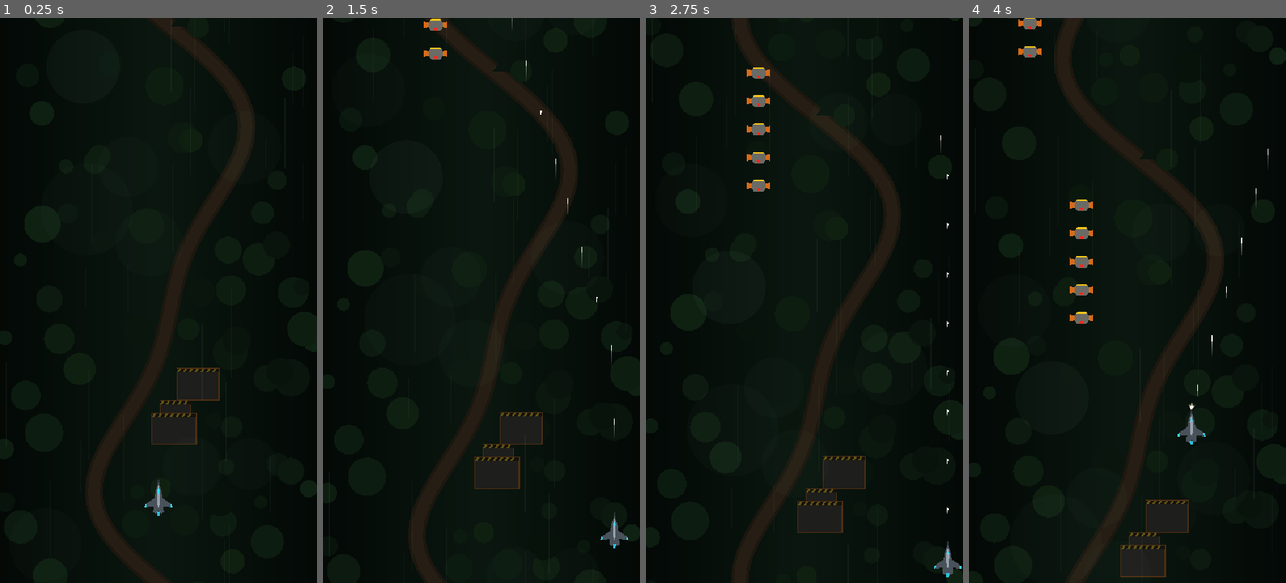
Above: before the commit, frames 1-4 (left to right).
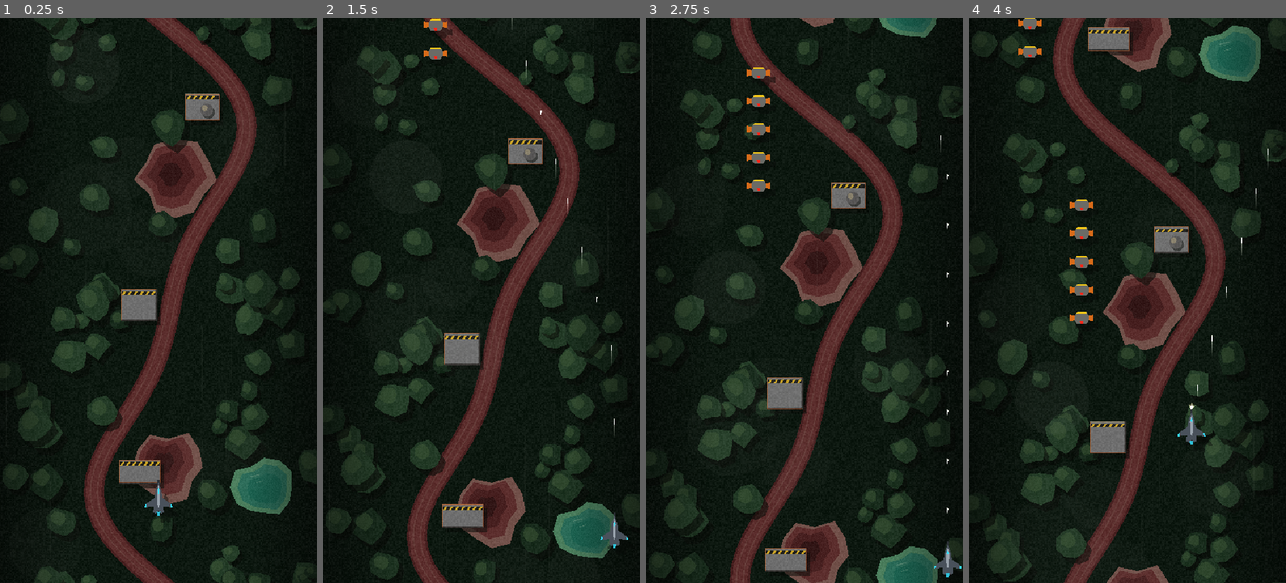
Above: after the commit, the same moments.

Repository: scenebiscuit-cell/asset-zero
Game: Godot game, scene res://scenes/main/main.tscn
Two runs of this game, one before a commit and one after it. Both use one fixed random seed, a clock stepped at 60 frames per second and the inputs below.
Inputs (mouse positions are in pixels of both pictures, inside the frame that each line leads up to):
- Up to frame 1 (0.25 s): no input
- Up to frame 2 (1.5 s): move the mouse to (551, 272) at 0.52 s; hold D (move_right) 0.53-1.28 s; hold Space (fire) 0.53-1.28 s; move the mouse to (418, 328) at 1.27 s; hold S (move_down) from 1.28 s (still down); tap Space (fire) at 1.35 s
- Up to frame 3 (2.75 s): move the mouse to (836, 176) at 2.02 s; release S (move_down) at 2.03 s; hold D (move_right) from 2.03 s (still down); hold Space (fire) from 2.03 s (still down)
- Up to frame 4 (4 s): move the mouse to (1111, 413) at 2.77 s; release D (move_right) at 2.78 s; release Space (fire) at 2.78 s; hold W (move_up) 2.78-3.53 s; tap Space (fire) at 2.85 s; move the mouse to (1222, 385) at 3.52 s; hold A (move_left) from 3.53 s (still down); hold Space (fire) from 3.53 s (still down)

The runs differ from the first frame. In frame 1, 26% of the frame differs, in the area x 0-100%, y 0-100%; in frame 2, 26%; in frame 3, 26%; in frame 4, 26%.

Commit message:
Step 3 art update: Verdance terrain, grain, top-left lighting, drop shadows
Terrain uses the Verdance palette (jungle canopy, oxblood pits and haul road,
teal tailings pond, concrete pads with hazard trim), lit from the top-left.
A light grain shader scrolls with the ground. Air units get a DropShadow
offset down-right. DESIGN.md section 11.

Co-Authored-By: Claude Opus 5.5 <noreply@anthropic.com>

Diff:
--- a/scenes/enemies/recon_drone/recon_drone.tscn
+++ b/scenes/enemies/recon_drone/recon_drone.tscn
@@ -1,7 +1,8 @@
-[gd_scene load_steps=4 format=3]
+[gd_scene load_steps=5 format=3]
 
 [ext_resource type="Script" path="res://scenes/enemies/recon_drone/recon_drone.gd" id="1_drone"]
 [ext_resource type="Resource" path="res://data/enemies/rd2_recon_drone.tres" id="2_data"]
+[ext_resource type="Script" path="res://scenes/fx/drop_shadow.gd" id="3_shadow"]
 
 [sub_resource type="CircleShape2D" id="CircleShape2D_drone"]
 radius = 12.0
@@ -15,6 +16,12 @@
 
 [node name="Hitbox" type="CollisionShape2D" parent="."]
 shape = SubResource("CircleShape2D_drone")
+
+[node name="Shadow" type="Node2D" parent="."]
+z_index = -8
+script = ExtResource("3_shadow")
+shadow_offset = Vector2(9, 12)
+shape_names = PackedStringArray("Body", "PodL", "PodR")
 
 [node name="Visual" type="Node2D" parent="."]
 
--- /dev/null
+++ b/scenes/fx/drop_shadow.gd
@@ -0,0 +1,38 @@
+class_name DropShadow
+extends Node2D
+## Dark copy of an air unit's shape, cast down-right onto the ground (light comes from the top-left).
+## Give this node a z_index between the terrain and the air units (terrain -10, shadows -8, haze -5).
+## Ground units don't get one: the shadow is what tells the player something is airborne.
+
+@export var shadow_offset: Vector2 = Vector2(10.0, 14.0)
+@export var shadow_color: Color = Color(0.02, 0.03, 0.02, 0.45)
+@export var source_path: NodePath = ^"../Visual"
+## Which Polygon2D children of the source cast a shadow. Empty = all of them.
+## Pick shapes that don't overlap, or the overlaps show up as darker patches.
+@export var shape_names: PackedStringArray = PackedStringArray()
+
+var _polygons: Array[PackedVector2Array] = []
+
+
+func _ready() -> void:
+	position = shadow_offset
+	refresh()
+
+
+## Re-reads the outline. Call after the shape changes (e.g. from the morph system).
+func refresh() -> void:
+	_polygons.clear()
+	var source: Node2D = get_node(source_path) as Node2D
+	for child: Node in source.get_children():
+		var shape: Polygon2D = child as Polygon2D
+		if shape == null or not shape.visible:
+			continue
+		if not shape_names.is_empty() and not shape_names.has(shape.name):
+			continue
+		_polygons.append((source.transform * shape.transform) * shape.polygon)
+	queue_redraw()
+
+
+func _draw() -> void:
+	for outline: PackedVector2Array in _polygons:
+		draw_colored_polygon(outline, shadow_color)
--- a/scenes/levels/background_layer.gd
+++ b/scenes/levels/background_layer.gd
@@ -1,15 +1,38 @@
 class_name BackgroundLayer
 extends Node2D
-## Placeholder scrolling terrain. The pattern repeats every screen height, is drawn
-## once as two stacked copies, and the node just slides down and wraps.
+## Placeholder scrolling terrain in the Verdance palette (DESIGN.md §11.8). The pattern repeats
+## every screen height, is drawn once as two stacked copies, and the node just slides down and wraps.
+## Light comes from the top-left: raised things get a highlight up-left and a shadow down-right.
 
 enum Style { GROUND, HAZE }
 
 const SIZE: Vector2 = Vector2(540.0, 960.0)
+
+# Verdance: dark jungle over oxblood mining earth, toxic-teal water, concrete HEG structures.
+const JUNGLE_FLOOR: Color = Color("0d1810")
+const CANOPY_DARK: Color = Color("16281a")
+const CANOPY_LIGHT: Color = Color("27402a")
+const CANOPY_HIGHLIGHT: Color = Color("3d5636")
+const DEEP_SHADOW: Color = Color("090c08")
+const EARTH: Color = Color("5b2d2c")
+const EARTH_SHADOW: Color = Color("461f1f")
+const EARTH_LIGHT: Color = Color("715049")
+const WATER_SHALLOW: Color = Color("4a7d5c")
+const WATER_MID: Color = Color("2a6b58")
+const WATER_DEEP: Color = Color("1c6250")
+const CONCRETE: Color = Color("6e6e6e")
+const CONCRETE_LIGHT: Color = Color("89816c")
+const CONCRETE_SHADOW: Color = Color("363331")
+const HAZARD_YELLOW: Color = Color("c9a227")
+const HAZARD_DARK: Color = Color("1e1e1b")
+const HAZARD_ORANGE: Color = Color("b45424")
 
 @export var style: Style = Style.GROUND
 @export var scroll_speed: float = 60.0
 @export var pattern_seed: int = 471
+@export var pit_count: int = 2
+@export var canopy_count: int = 90
+@export var structure_count: int = 3
 
 
 func _process(delta: float) -> void:
@@ -22,53 +45,135 @@
 			_draw_ground(copy_top)
 		else:
 			_draw_haze(copy_top)
+	draw_set_transform(Vector2.ZERO)
 
 
 func _draw_ground(top: float) -> void:
+	var rng: RandomNumberGenerator = RandomNumberGenerator.new()
+	rng.seed = pattern_seed
+	# Areas the jungle must leave open: x, y, radius.
+	var cleared: Array[Vector3] = []
+
+	draw_rect(Rect2(0.0, top, SIZE.x, SIZE.y), JUNGLE_FLOOR)
+
+	for i: int in pit_count:
+		var y: float = (i + 0.5) * SIZE.y / pit_count + rng.randf_range(-80.0, 80.0)
+		var side: float = -1.0 if i % 2 == 0 else 1.0
+		var x: float = clampf(_road_x(y) + side * rng.randf_range(90.0, 130.0), 70.0, SIZE.x - 70.0)
+		var radius: float = rng.randf_range(55.0, 80.0)
+		var outline: PackedVector2Array = _blob(rng, radius, 12, 0.22)
+		cleared.append(Vector3(x, y, radius))
+		for shift: float in _wrap_shifts(y, radius):
+			_draw_pit(Vector2(x, top + y + shift), outline)
+
+	var pond_y: float = rng.randf_range(100.0, SIZE.y - 100.0)
+	var pond_x: float = SIZE.x - 90.0 if _road_x(pond_y) < SIZE.x * 0.5 else 90.0
+	var pond_radius: float = rng.randf_range(45.0, 60.0)
+	var pond: PackedVector2Array = _blob(rng, pond_radius, 12, 0.25)
+	cleared.append(Vector3(pond_x, pond_y, pond_radius))
+	for shift: float in _wrap_shifts(pond_y, pond_radius):
+		_draw_pond(Vector2(pond_x, top + pond_y + shift), pond, pond_radius)
+
+	_draw_road(top)
+
+	for i: int in canopy_count:
+		var pos: Vector2 = Vector2(rng.randf_range(0.0, SIZE.x), rng.randf_range(0.0, SIZE.y))
+		var radius: float = rng.randf_range(12.0, 30.0)
+		var shade: float = rng.randf()
+		var outline: PackedVector2Array = _blob(rng, radius, 9, 0.2)
+		if absf(pos.x - _road_x(pos.y)) < radius + 18.0 or _is_cleared(pos, radius, cleared):
+			continue
+		for shift: float in _wrap_shifts(pos.y, radius * 1.5):
+			_draw_canopy(Vector2(pos.x, top + pos.y + shift), outline, radius, shade)
+
+	for i: int in structure_count:
+		var size: Vector2 = Vector2(rng.randf_range(54.0, 80.0), rng.randf_range(38.0, 56.0))
+		var pad_y: float = (i + 0.3) * SIZE.y / structure_count + rng.randf_range(-40.0, 40.0)
+		var road_x: float = _road_x(pad_y)
+		var pad_x: float = road_x + 30.0 if road_x < SIZE.x * 0.5 else road_x - 30.0 - size.x
+		var has_tank: bool = rng.randf() < 0.6
+		for shift: float in _wrap_shifts(pad_y + size.y * 0.5, size.y):
+			_draw_structure(Rect2(pad_x, top + pad_y + shift, size.x, size.y), has_tank)
+
+	draw_set_transform(Vector2.ZERO)
+	_draw_side_shade(top)
+
+
+func _draw_pit(center: Vector2, outline: PackedVector2Array) -> void:
+	# A hole lit from the top-left shows its lit wall on the bottom-right, so inner layers shift up-left.
+	_draw_shape(outline, center, 1.0, EARTH_LIGHT)
+	_draw_shape(outline, center + Vector2(-4.0, -4.0), 0.82, EARTH)
+	_draw_shape(outline, center + Vector2(-7.0, -7.0), 0.58, EARTH_SHADOW)
+	_draw_shape(outline, center + Vector2(-8.0, -8.0), 0.3, EARTH_SHADOW.darkened(0.3))
+
+
+func _draw_pond(center: Vector2, outline: PackedVector2Array, radius: float) -> void:
+	_draw_shape(outline, center, 1.0, WATER_SHALLOW)
+	_draw_shape(outline, center + Vector2(1.0, 1.0), 0.8, WATER_MID)
+	_draw_shape(outline, center + Vector2(3.0, 3.0), 0.55, WATER_DEEP)
+	draw_set_transform(center)
+	var glint: Color = Color(WATER_SHALLOW.lightened(0.3), 0.5)
+	draw_line(Vector2(-radius * 0.5, -radius * 0.35), Vector2(-radius * 0.15, -radius * 0.45), glint, 1.5)
+	draw_line(Vector2(-radius * 0.3, -radius * 0.15), Vector2(-radius * 0.05, -radius * 0.22), glint, 1.0)
+
+
+func _draw_road(top: float) -> void:
+	draw_set_transform(Vector2.ZERO)
+	# Built from sine waves whose period is the screen height, so it tiles seamlessly.
+	# Runs a little past both ends so the two copies overlap instead of leaving a notch at the seam.
+	var road: PackedVector2Array = PackedVector2Array()
+	var y: float = -48.0
+	while y <= SIZE.y + 48.0:
+		road.append(Vector2(_road_x(y), top + y))
+		y += 24.0
+	draw_polyline(road, EARTH_SHADOW, 34.0)
+	draw_polyline(road, EARTH, 26.0)
+	# Tyre tracks.
+	for track_x: float in [-6.0, 6.0]:
+		var track: PackedVector2Array = PackedVector2Array()
+		for point: Vector2 in road:
+			track.append(point + Vector2(track_x, 0.0))
+		draw_polyline(track, Color(EARTH_LIGHT, 0.45), 2.0)
+
+
+func _draw_canopy(center: Vector2, outline: PackedVector2Array, radius: float, shade: float) -> void:
+	var shadow_offset: Vector2 = Vector2(radius * 0.25 + 2.0, radius * 0.3 + 3.0)
+	_draw_shape(outline, center + shadow_offset, 1.0, Color(DEEP_SHADOW, 0.6))
+	_draw_shape(outline, center, 1.0, CANOPY_DARK.lerp(CANOPY_LIGHT, shade))
+	_draw_shape(outline, center + Vector2(-radius, -radius) * 0.25, 0.5, Color(CANOPY_HIGHLIGHT, 0.55))
+
+
+func _draw_structure(rect: Rect2, has_tank: bool) -> void:
+	draw_set_transform(Vector2.ZERO)
+	draw_rect(Rect2(rect.position + Vector2(6.0, 8.0), rect.size), Color(DEEP_SHADOW, 0.55))
+	draw_rect(rect, CONCRETE)
+	# Bevel: lit top/left edges, shaded bottom/right edges.
+	draw_rect(Rect2(rect.position, Vector2(rect.size.x, 2.0)), CONCRETE_LIGHT)
+	draw_rect(Rect2(rect.position, Vector2(2.0, rect.size.y)), CONCRETE_LIGHT)
+	draw_rect(Rect2(rect.position.x, rect.end.y - 2.0, rect.size.x, 2.0), CONCRETE_SHADOW)
+	draw_rect(Rect2(rect.end.x - 2.0, rect.position.y, 2.0, rect.size.y), CONCRETE_SHADOW)
+	_draw_hazard_stripes(Rect2(rect.position + Vector2(2.0, 4.0), Vector2(rect.size.x - 4.0, 6.0)))
+	draw_rect(rect.grow(-1.0), Color(HAZARD_ORANGE, 0.6), false, 1.0)
+	if has_tank:
+		var tank_center: Vector2 = rect.position + rect.size * Vector2(0.62, 0.6)
+		var tank_radius: float = minf(rect.size.x, rect.size.y) * 0.24
+		draw_circle(tank_center + Vector2(3.0, 4.0), tank_radius, Color(DEEP_SHADOW, 0.5))
+		draw_circle(tank_center, tank_radius, CONCRETE_SHADOW.lerp(CONCRETE, 0.6))
+		draw_circle(tank_center - Vector2(tank_radius, tank_radius) * 0.3, tank_radius * 0.45, CONCRETE_LIGHT)
+
+
+func _draw_side_shade(top: float) -> void:
 	# Darker at the sides so the middle of the screen reads first.
-	var edge: Color = Color(0.015, 0.035, 0.025)
-	var middle: Color = Color(0.04, 0.09, 0.06)
-	var half: float = SIZE.x * 0.5
+	var dark: Color = Color(0.0, 0.0, 0.0, 0.45)
+	var clear: Color = Color(0.0, 0.0, 0.0, 0.0)
+	var band: float = SIZE.x * 0.22
 	var bottom: float = top + SIZE.y
 	draw_polygon(
-		PackedVector2Array([Vector2(0.0, top), Vector2(half, top), Vector2(half, bottom), Vector2(0.0, bottom)]),
-		PackedColorArray([edge, middle, middle, edge]))
+		PackedVector2Array([Vector2(0.0, top), Vector2(band, top), Vector2(band, bottom), Vector2(0.0, bottom)]),
+		PackedColorArray([dark, clear, clear, dark]))
 	draw_polygon(
-		PackedVector2Array([Vector2(half, top), Vector2(SIZE.x, top), Vector2(SIZE.x, bottom), Vector2(half, bottom)]),
-		PackedColorArray([middle, edge, edge, middle]))
-
-	var rng: RandomNumberGenerator = RandomNumberGenerator.new()
-	rng.seed = pattern_seed
-
-	# Road: built from sine waves whose period is the screen height, so it tiles seamlessly.
-	var road: PackedVector2Array = PackedVector2Array()
-	var y: float = 0.0
-	while y <= SIZE.y:
-		road.append(Vector2(_road_x(y), top + y))
-		y += 24.0
-	draw_polyline(road, Color(0.11, 0.09, 0.06), 30.0)
-	draw_polyline(road, Color(0.15, 0.12, 0.08), 20.0)
-
-	# Jungle canopy blobs.
-	for i: int in 70:
-		var pos: Vector2 = Vector2(rng.randf_range(0.0, SIZE.x), rng.randf_range(0.0, SIZE.y))
-		var radius: float = rng.randf_range(10.0, 34.0)
-		var shade: float = rng.randf()
-		if absf(pos.x - _road_x(pos.y)) < radius + 16.0:
-			continue # Keep the road clear.
-		var color: Color = Color(0.03, 0.07, 0.045).lerp(Color(0.06, 0.13, 0.07), shade)
-		_draw_wrapped_circle(top, pos, radius, color)
-
-	# Mining structures: muted grey pads with hazard stripes, set beside the road.
-	for i: int in 3:
-		var size: Vector2 = Vector2(rng.randf_range(50.0, 80.0), rng.randf_range(36.0, 56.0))
-		var pad_y: float = rng.randf_range(60.0, SIZE.y - 120.0)
-		var road_x: float = _road_x(pad_y)
-		var pad_x: float = road_x + 40.0 if road_x < half else road_x - 40.0 - size.x
-		var rect: Rect2 = Rect2(pad_x, top + pad_y, size.x, size.y)
-		draw_rect(rect, Color(0.12, 0.12, 0.11))
-		draw_rect(rect, Color(0.3, 0.18, 0.07), false, 2.0)
-		_draw_hazard_stripes(Rect2(rect.position, Vector2(rect.size.x, 6.0)))
+		PackedVector2Array([Vector2(SIZE.x - band, top), Vector2(SIZE.x, top), Vector2(SIZE.x, bottom), Vector2(SIZE.x - band, bottom)]),
+		PackedColorArray([clear, dark, dark, clear]))
 
 
 func _draw_haze(top: float) -> void:
@@ -78,10 +183,12 @@
 	for i: int in 24:
 		var pos: Vector2 = Vector2(rng.randf_range(0.0, SIZE.x), rng.randf_range(0.0, SIZE.y))
 		var length: float = rng.randf_range(50.0, 160.0)
-		draw_rect(Rect2(pos.x, top + pos.y, 1.5, length), Color(0.7, 0.9, 0.8, 0.05))
+		draw_rect(Rect2(pos.x, top + pos.y, 1.5, length), Color(0.85, 0.85, 0.8, 0.04))
 	for i: int in 8:
 		var pos: Vector2 = Vector2(rng.randf_range(0.0, SIZE.x), rng.randf_range(0.0, SIZE.y))
-		_draw_wrapped_circle(top, pos, rng.randf_range(40.0, 90.0), Color(0.5, 0.7, 0.6, 0.025))
+		var radius: float = rng.randf_range(40.0, 90.0)
+		for shift: float in _wrap_shifts(pos.y, radius):
+			draw_circle(Vector2(pos.x, top + pos.y + shift), radius, Color(0.7, 0.72, 0.68, 0.025))
 
 
 func _road_x(y: float) -> float:
@@ -89,21 +196,43 @@
 	return 290.0 + 110.0 * sin(t) + 40.0 * sin(t * 2.0)
 
 
-## Draws a circle, plus a copy one screen-height away if it crosses the seam.
-func _draw_wrapped_circle(top: float, pos: Vector2, radius: float, color: Color) -> void:
-	draw_circle(Vector2(pos.x, top + pos.y), radius, color)
-	if pos.y < radius:
-		draw_circle(Vector2(pos.x, top + pos.y + SIZE.y), radius, color)
-	elif pos.y > SIZE.y - radius:
-		draw_circle(Vector2(pos.x, top + pos.y - SIZE.y), radius, color)
+## Irregular round outline centred on (0, 0).
+func _blob(rng: RandomNumberGenerator, radius: float, points: int, jitter: float) -> PackedVector2Array:
+	var outline: PackedVector2Array = PackedVector2Array()
+	for i: int in points:
+		var angle: float = TAU * i / points
+		outline.append(Vector2.from_angle(angle) * radius * rng.randf_range(1.0 - jitter, 1.0 + jitter))
+	return outline
+
+
+func _draw_shape(outline: PackedVector2Array, center: Vector2, scale_factor: float, color: Color) -> void:
+	draw_set_transform(center, 0.0, Vector2(scale_factor, scale_factor))
+	draw_colored_polygon(outline, color)
+
+
+## Extra vertical offsets so a shape crossing the seam also shows on the other side.
+func _wrap_shifts(y: float, extent: float) -> PackedFloat32Array:
+	var shifts: PackedFloat32Array = PackedFloat32Array([0.0])
+	if y - extent < 0.0:
+		shifts.append(SIZE.y)
+	elif y + extent > SIZE.y:
+		shifts.append(-SIZE.y)
+	return shifts
+
+
+func _is_cleared(pos: Vector2, radius: float, cleared: Array[Vector3]) -> bool:
+	for area: Vector3 in cleared:
+		if pos.distance_to(Vector2(area.x, area.y)) < area.z + radius * 0.6:
+			return true
+	return false
 
 
 func _draw_hazard_stripes(rect: Rect2) -> void:
-	draw_rect(rect, Color(0.08, 0.07, 0.05))
+	draw_rect(rect, HAZARD_DARK)
 	var x: float = rect.position.x
 	while x < rect.end.x - 6.0:
 		draw_colored_polygon(PackedVector2Array([
 			Vector2(x, rect.end.y), Vector2(x + 4.0, rect.position.y),
 			Vector2(x + 8.0, rect.position.y), Vector2(x + 4.0, rect.end.y)]),
-			Color(0.38, 0.32, 0.08))
+			HAZARD_YELLOW)
 		x += 10.0
--- a/scenes/levels/level.tscn
+++ b/scenes/levels/level.tscn
@@ -9,6 +9,10 @@
 [ext_resource type="Script" path="res://scenes/weapons/round_pool.gd" id="7_round_pool"]
 [ext_resource type="PackedScene" path="res://scenes/weapons/player_round.tscn" id="8_round"]
 [ext_resource type="PackedScene" path="res://scenes/player/player.tscn" id="9_player"]
+[ext_resource type="Shader" path="res://scenes/levels/terrain_grain.gdshader" id="10_grain"]
+
+[sub_resource type="ShaderMaterial" id="ShaderMaterial_grain"]
+shader = ExtResource("10_grain")
 
 [node name="Level" type="Node2D"]
 script = ExtResource("1_level")
@@ -16,9 +20,12 @@
 explosion_scene = ExtResource("4_explosion")
 
 [node name="GroundLayer" type="Node2D" parent="."]
+z_index = -10
+material = SubResource("ShaderMaterial_grain")
 script = ExtResource("2_bg")
 
 [node name="HazeLayer" type="Node2D" parent="."]
+z_index = -5
 script = ExtResource("2_bg")
 style = 1
 scroll_speed = 150.0
--- /dev/null
+++ b/scenes/levels/terrain_grain.gdshader
@@ -0,0 +1,24 @@
+shader_type canvas_item;
+// Fine grain on the terrain (DESIGN.md §11) so nothing reads as a flat fill.
+// Uses the node's own coordinates, so the grain scrolls with the ground instead of sitting on the screen.
+
+uniform float strength : hint_range(0.0, 0.3) = 0.07;
+uniform float grain_size : hint_range(1.0, 6.0) = 2.0;
+// Matches the terrain's repeat height so the grain lines up at the wrap.
+uniform float repeat_height = 960.0;
+
+varying vec2 local_pos;
+
+void vertex() {
+	local_pos = VERTEX;
+}
+
+float hash(vec2 p) {
+	return fract(sin(dot(p, vec2(127.1, 311.7))) * 43758.5453);
+}
+
+void fragment() {
+	vec2 cell = floor(local_pos / grain_size);
+	cell.y = mod(cell.y, floor(repeat_height / grain_size));
+	COLOR.rgb += (hash(cell) - 0.5) * strength;
+}
--- a/scenes/player/player.tscn
+++ b/scenes/player/player.tscn
@@ -1,8 +1,9 @@
-[gd_scene load_steps=6 format=3]
+[gd_scene load_steps=7 format=3]
 
 [ext_resource type="Script" path="res://scenes/player/player.gd" id="1_player"]
 [ext_resource type="Script" path="res://scenes/weapons/autocannon.gd" id="2_autocannon"]
 [ext_resource type="Resource" path="res://data/weapons/m20_autocannon.tres" id="3_m20"]
+[ext_resource type="Script" path="res://scenes/fx/drop_shadow.gd" id="4_shadow"]
 
 [sub_resource type="CircleShape2D" id="CircleShape2D_hitbox"]
 radius = 6.0
@@ -16,6 +17,12 @@
 
 [node name="Hitbox" type="CollisionShape2D" parent="."]
 shape = SubResource("CircleShape2D_hitbox")
+
+[node name="Shadow" type="Node2D" parent="."]
+z_index = -8
+script = ExtResource("4_shadow")
+shadow_offset = Vector2(12, 16)
+shape_names = PackedStringArray("Hull")
 
 [node name="Visual" type="Node2D" parent="."]
 
Not shown, added: scenes/fx/drop_shadow.gd.uid
Not shown: 1 places in scenes/levels/level.tscn that only renumber resources
Not shown, added: scenes/levels/terrain_grain.gdshader.uid
